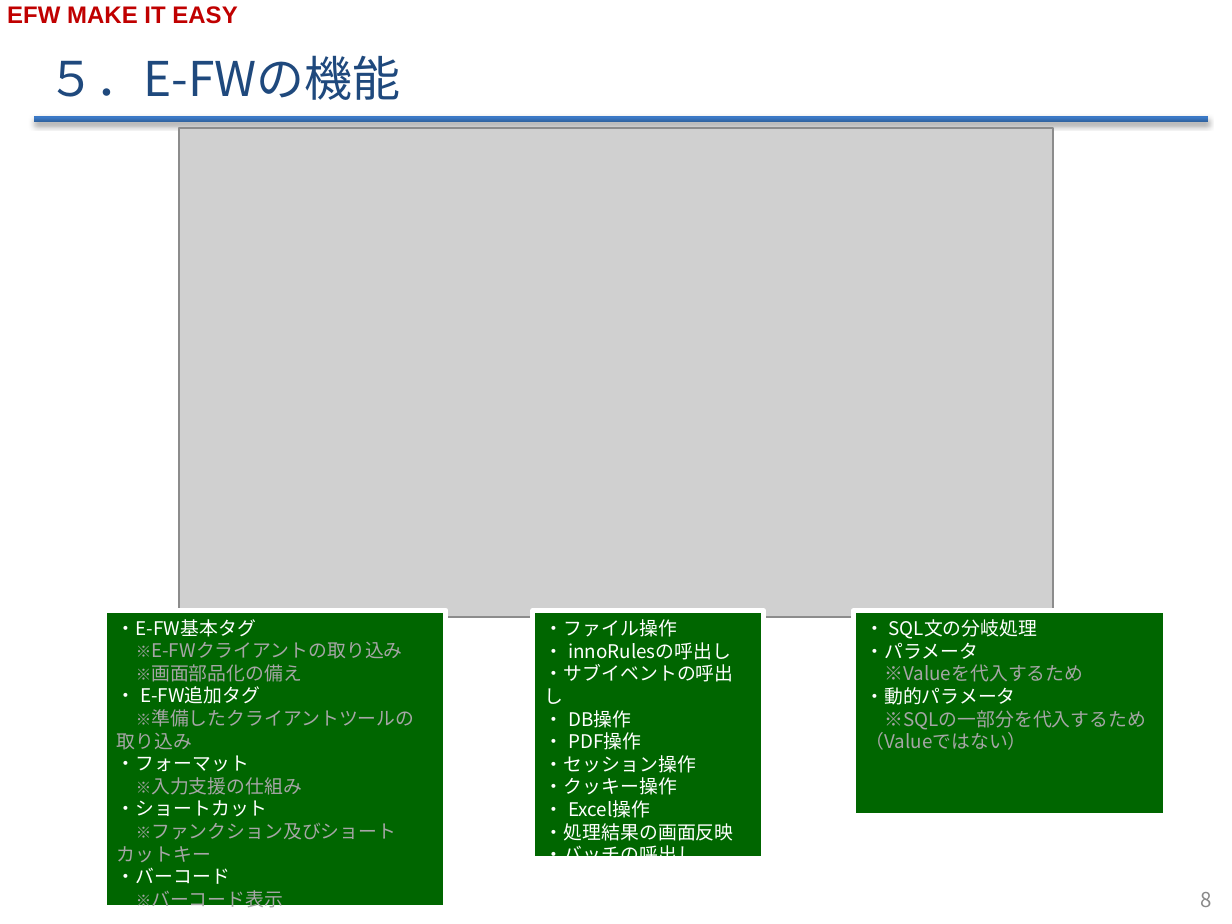
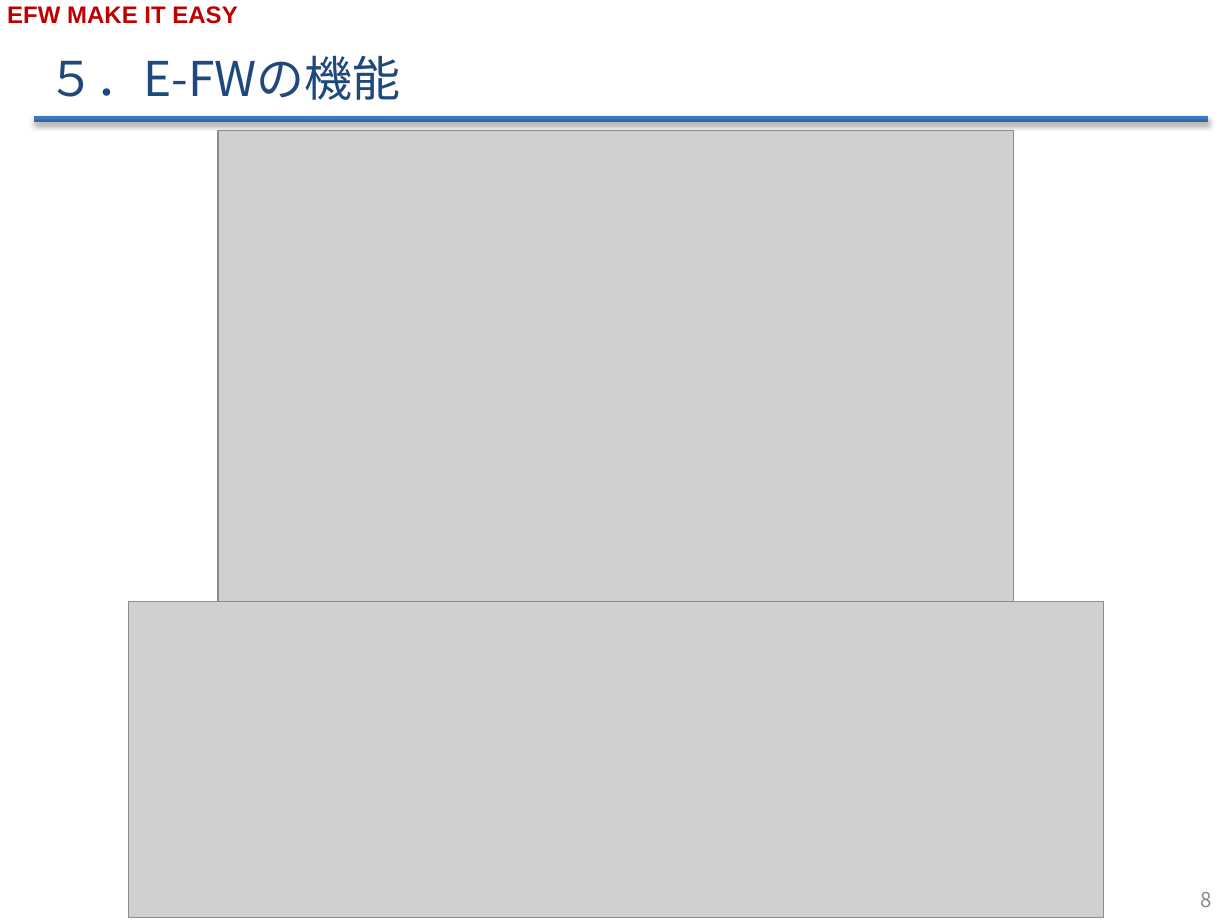
Before and after one commit to efwGrp/efw4_online_ppt, a slide deck: slide 9 of EFW紹介v1.4.pptx. Drawn at 1232x924 pixels with LibreOffice and Linux fonts; fonts in the diff are those of the drawing; grey boxes stand for pictures; background and template pictures are left out. Boxes give left, top, right and bottom in pixels: in the first picture for what was removed or moved away, otherwise in the second. Text is boxed around its words. In the diff, an @@ line names an element or a change of style, - is before the commit and + after.

```diff
--- a/EFW紹介v1.4.pptx
+++ b/EFW紹介v1.4.pptx
@@ picture: place and size @@
-picture at (179,128,1052,617)
+picture at (218,131,1014,601)
@@ rectangle removed at (105,610,446,908) @@
-・E-FW基本タグ
-※E-FWクライアントの取り込み
-※画面部品化の備え
-・ E-FW追加タグ
-※準備したクライアントツールの取り込み
-・フォーマット
-※入力支援の仕組み
-・ショートカット
-※ファンクション及びショートカットキー
-・バーコード
-※バーコード表示
@@ picture added at (128,601,1104,918) @@
@@ rectangle removed at (533,611,764,859) @@
-・ファイル操作
-・ innoRulesの呼出し
-・サブイベントの呼出し
-・ DB操作
-・ PDF操作
-・セッション操作
-・クッキー操作
-・ Excel操作
-・処理結果の画面反映
-・バッチの呼出し
@@ rectangle removed at (854,611,1167,816) @@
-・ SQL文の分岐処理
-・パラメータ
-※Valueを代入するため
-・動的パラメータ
-※SQLの一部分を代入するため
-（Valueではない）
```
Also in this commit, not shown: 1 other slide changed, 54 other files.
